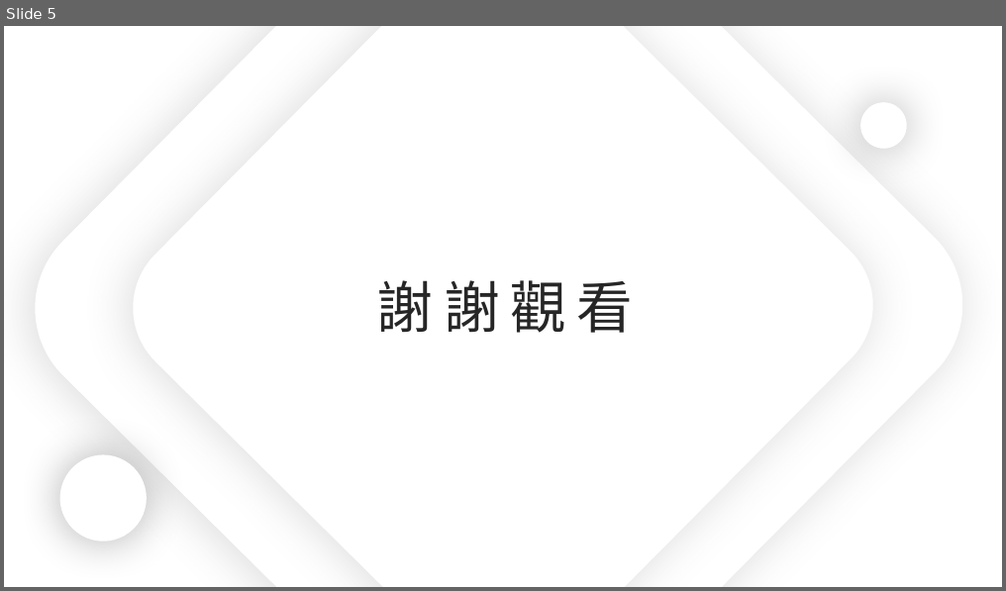
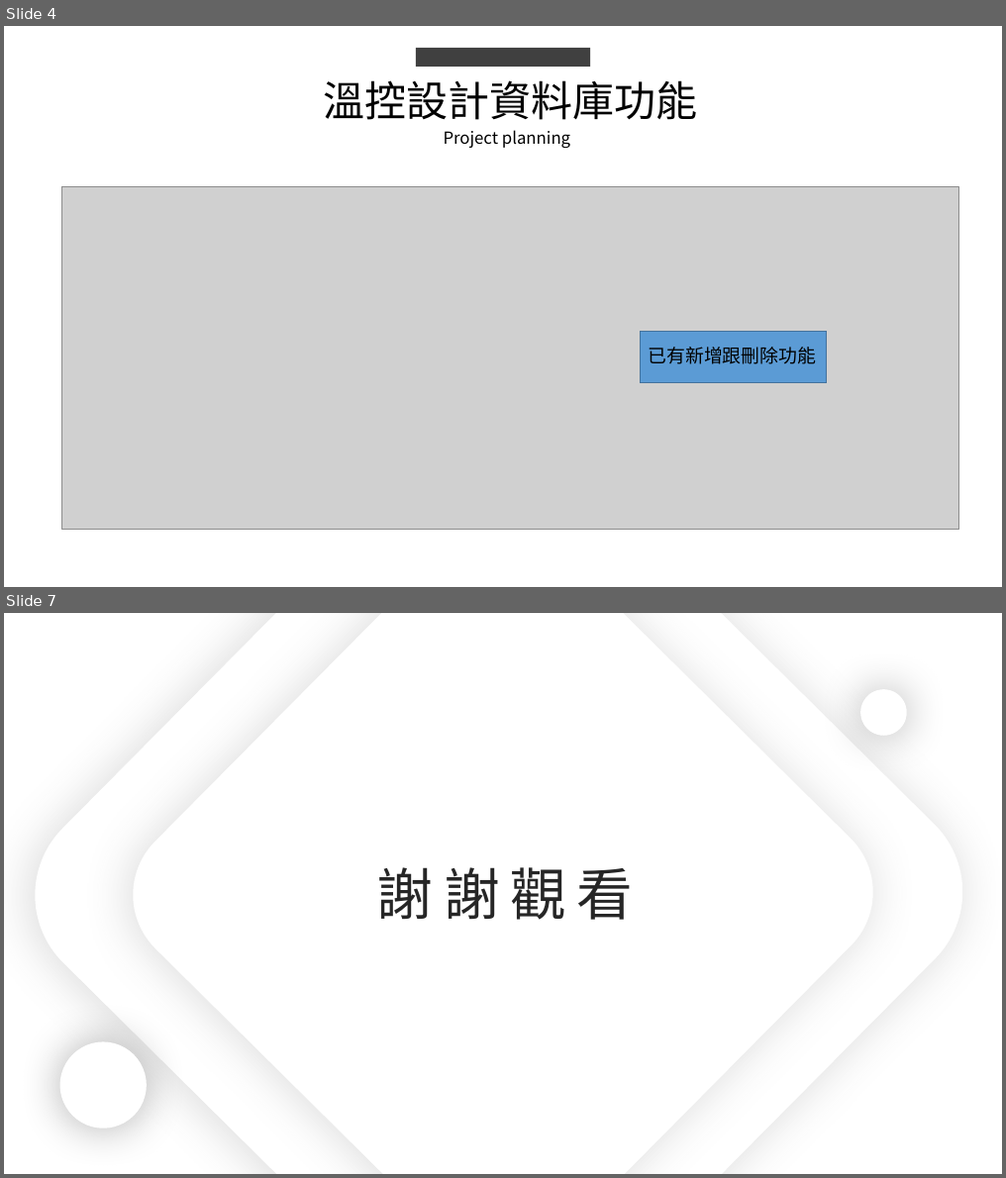
Before and after one commit to king637324/KnowledgeGreenhouseSystem, a slide deck: 工作日報_葉柏漢/2021.08/2021.08.27(加班)~2021.08.31工作日報_葉柏漢.pptx. Shown one above the other, each under a label of ours: slide 5 before the commit, slides 4 and 7 after it; the slides between them are not shown. The pictures are 1006x591 and 1006x1178 pixels, drawn with LibreOffice and Linux fonts; fonts in the diff are those of the drawing; grey boxes stand for pictures. Boxes give left, top, right and bottom in pixels: in the first picture for what was removed or moved away, otherwise in the second. Text is boxed around its words. In the diff, an @@ line names an element or a change of style, - is before the commit and + after.

```diff
--- a/工作日報_葉柏漢/2021.08/2021.08.27(加班)~2021.08.31工作日報_葉柏漢.pptx
+++ b/工作日報_葉柏漢/2021.08/2021.08.27(加班)~2021.08.31工作日報_葉柏漢.pptx
@@ slide 4 added at [4,26,1002,587], background #FFFFFF @@
@@ rectangle added at [416,48,590,67], fill #404040 @@
@@ text added at [324,80,698,120], 40 pt, text #000000 @@
+溫控設計資料庫功能
@@ text added at [444,130,570,148], 16 pt, text #000000 @@
+Project planning
@@ picture added at [62,187,960,530] @@
@@ rectangle added at [641,331,826,383], fill #5B9BD5, outline #43739E 1 pt @@
@@ text added at [648,347,816,365], 18 pt, text #000000 @@
+已有新增跟刪除功能
@@ what was slide 5 is now slide 7 @@
```
Also in this commit, not shown: 2 slides changed, 1 other slide added, 5 other files.
